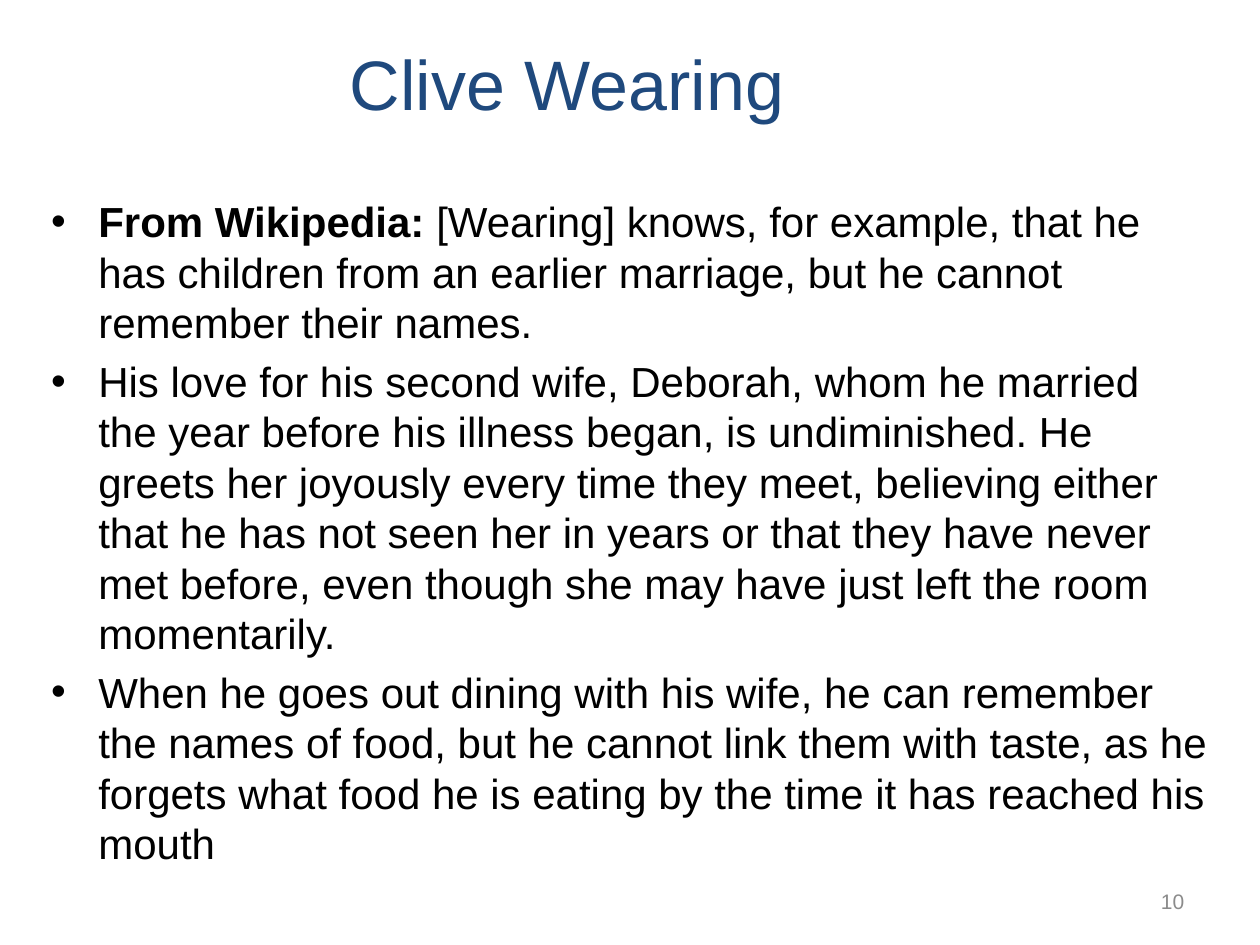
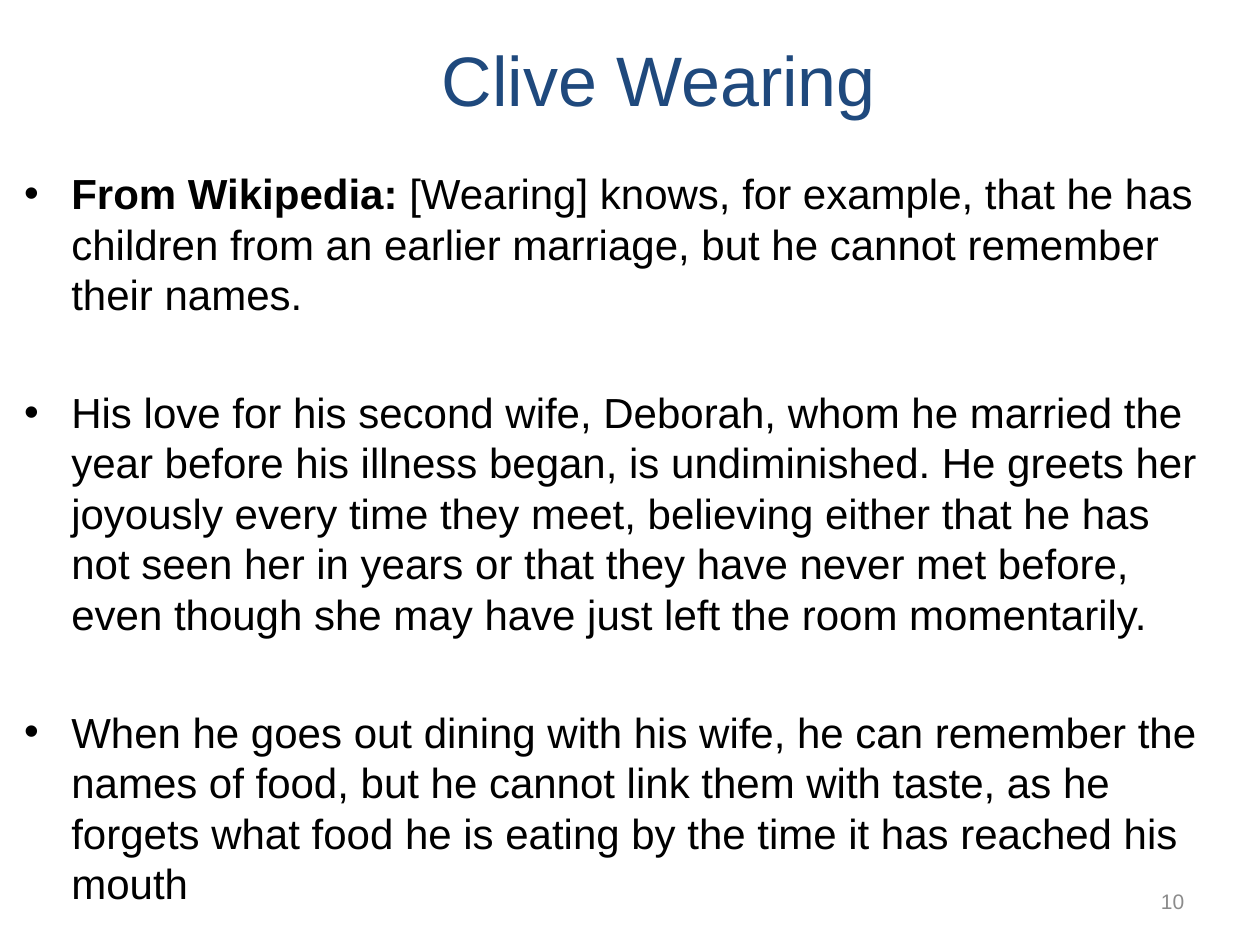
Before and after one commit to npm27/Teaching-Materials, a slide deck: slide 10 of Memory/Slides/Chapter 10.PPTX. Drawn at 1260x945 pixels with LibreOffice and Linux fonts; fonts in the diff are those of the drawing. Boxes give left, top, right and bottom in pixels: in the first picture for what was removed or moved away, otherwise in the second. Text is boxed around its words. In the diff, an @@ line names an element or a change of style, - is before the commit and + after.

```diff
--- a/Memory/Slides/Chapter 10.PPTX
+++ b/Memory/Slides/Chapter 10.PPTX
@@ title "Clive Wearing": place and size @@
-title "Clive Wearing" at [350,59,784,123]
+title "Clive Wearing" at [442,55,875,119]
@@ text "From Wikipedia: [Wearing] knows, for ...": place and size @@
-text "From Wikipedia: [Wearing] knows, for ..." at [98,206,1207,860]
+text "From Wikipedia: [Wearing] knows, for ..." at [71,178,1197,900]
@@ text "From Wikipedia: [Wearing] knows, for ..." at [71,178,1197,900]: size 24 to 24.1 pt @@
```
Also in this commit, not shown: 3 other slides changed, 1 slide added.
